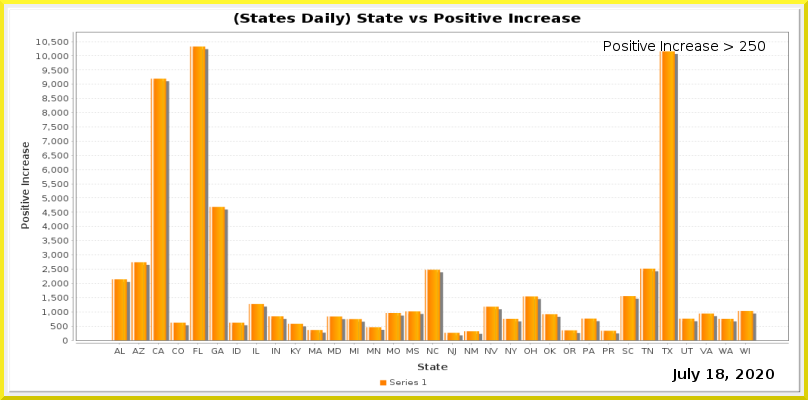
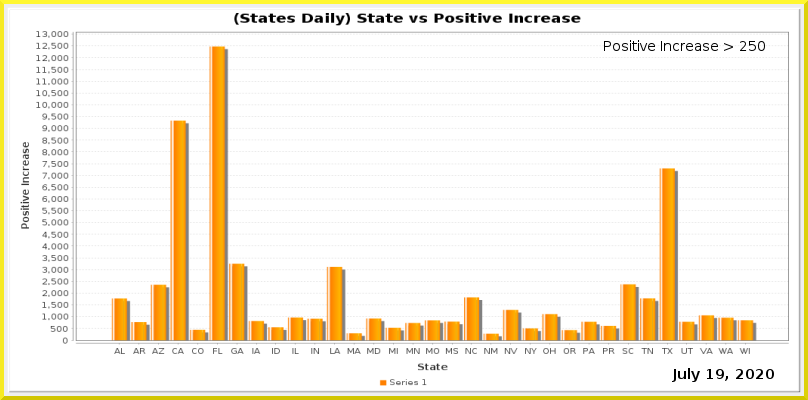
Revision of a layered 808x400 image; what changed, layer by layer:
painted on "Current Date" over bbox(716, 369, 724, 379)
painted on "Date_vs_TestIncrease.png" over bbox(36, 31, 789, 356)
